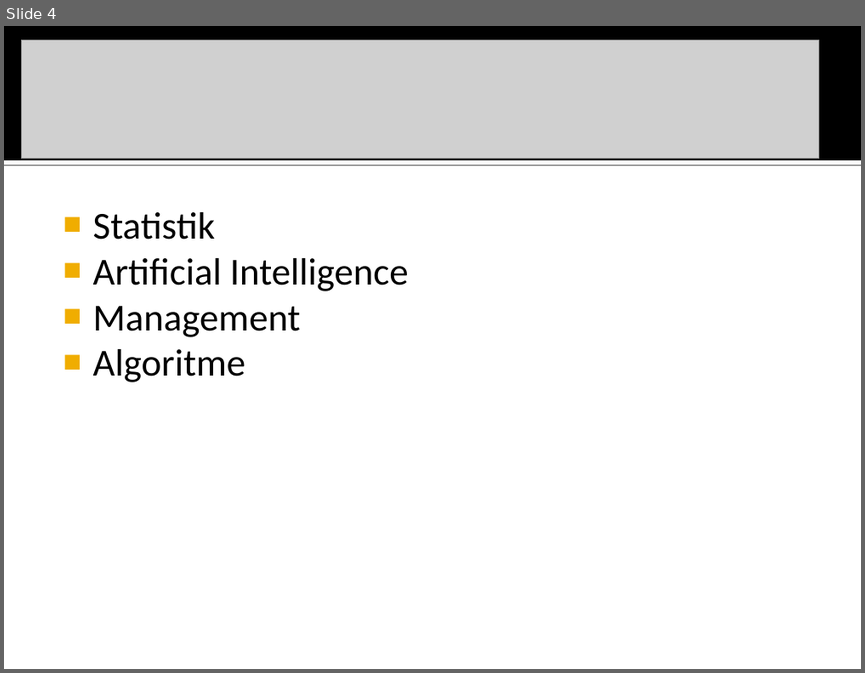
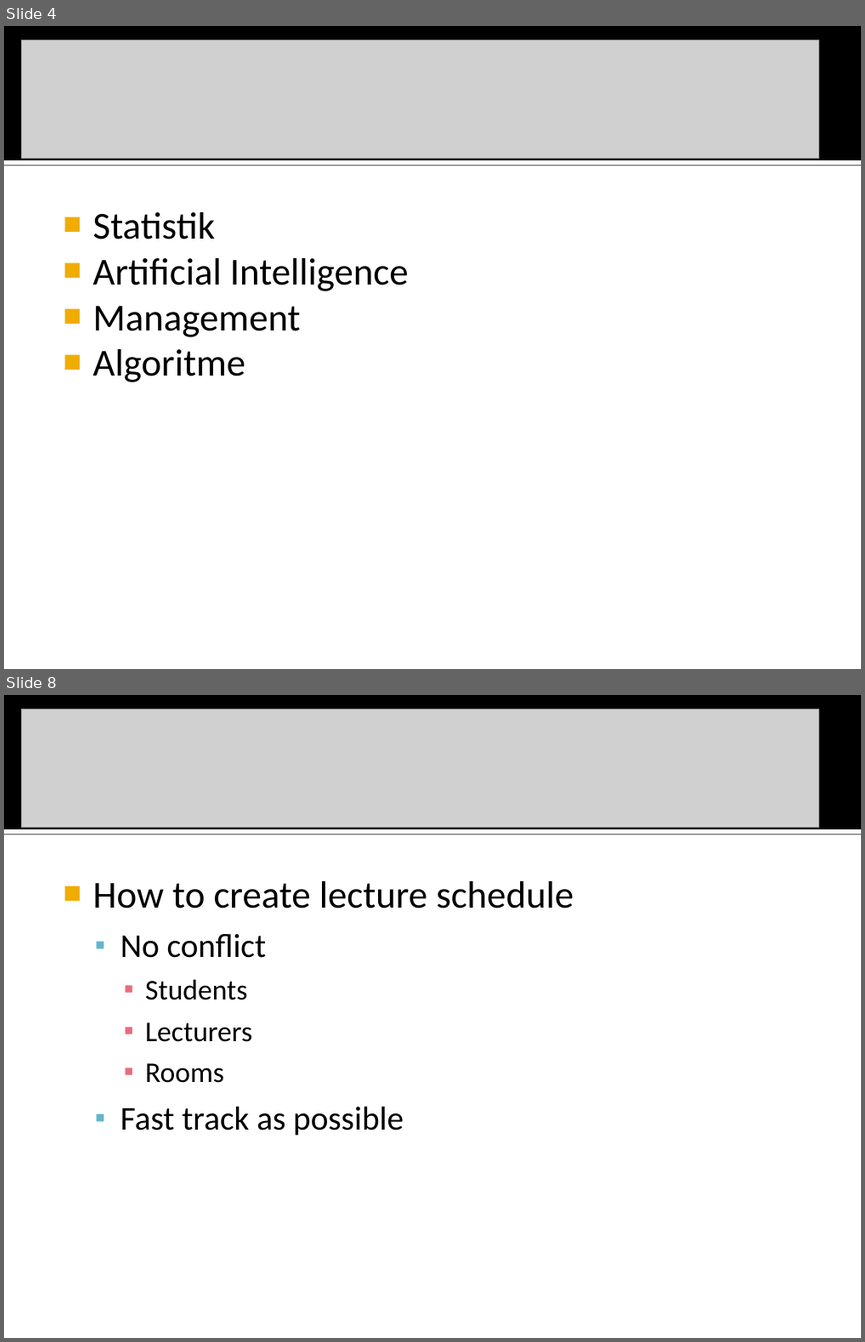
Before and after one commit to barliant/ikd415, a slide deck: Slides/Intelijen Data IKD415.ppt. Shown one above the other, each under a label of ours: slide 4 before the commit, slides 4 and 8 after it; the slides between them are not shown. The pictures are 865x673 and 865x1342 pixels, drawn with LibreOffice and Linux fonts; fonts in the diff are those of the drawing; grey boxes stand for pictures. Boxes give left, top, right and bottom in pixels: in the first picture for what was removed or moved away, otherwise in the second. Text is boxed around its words. In the diff, an @@ line names an element or a change of style, - is before the commit and + after.

```diff
--- a/Slides/Intelijen Data IKD415.ppt
+++ b/Slides/Intelijen Data IKD415.ppt
@@ slide 8 added at (4, 695, 861, 1338), background #FFFFFF; not listed: 2 template elements that a slide beside it also shows @@
@@ picture added at (22, 709, 819, 828) @@
@@ text added at (93, 881, 574, 1135), 28 pt, text #000000 @@
+■ How to create lecture schedule
+  ▪ No conflict
+    ▪ Students
+    ▪ Lecturers
+    ▪ Rooms
+  ▪ Fast track as possible
```
Also in this commit, not shown: 3 other slides added, 3 other files.
